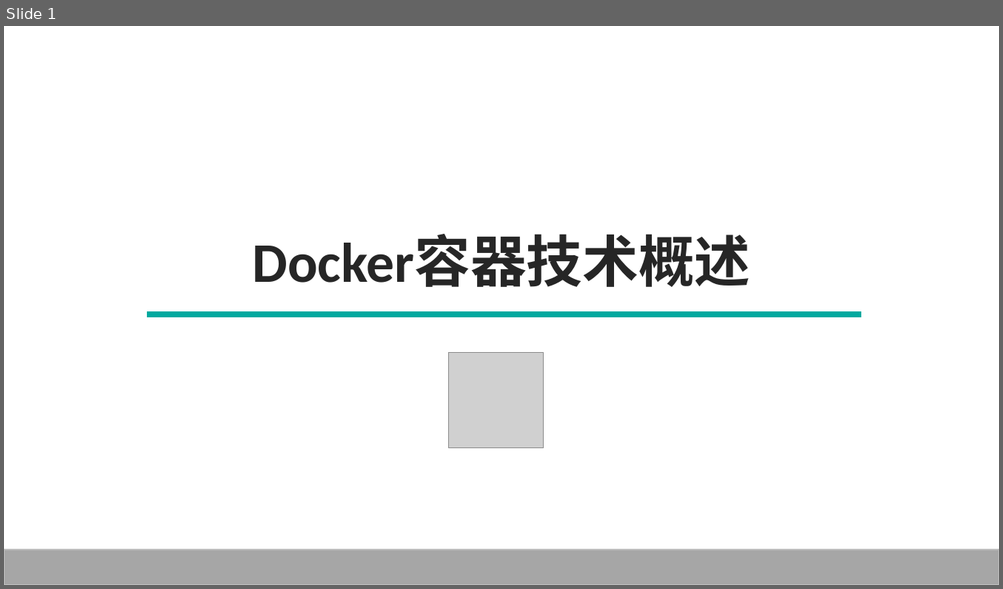
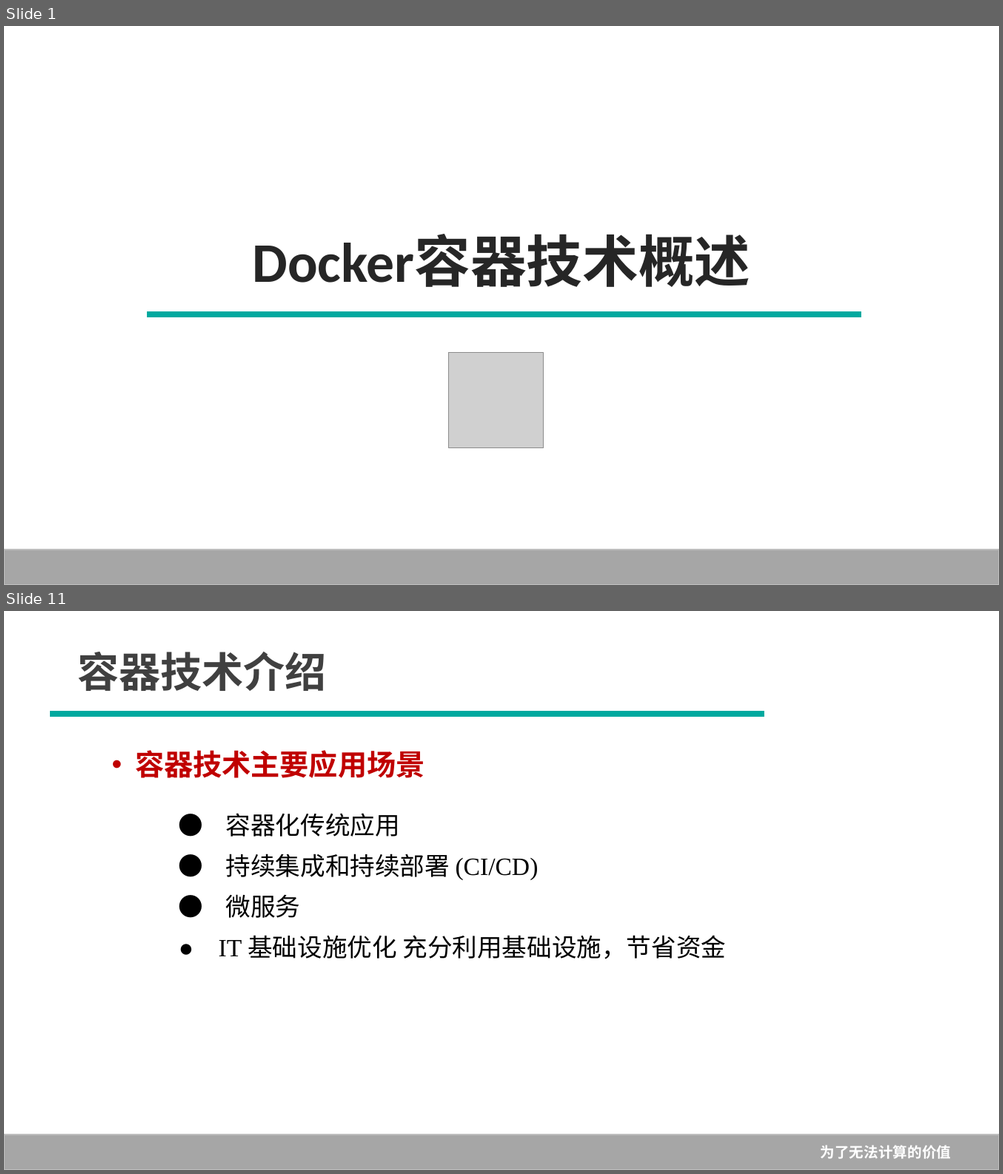
Before and after one commit to Rain-Ricky/TEST1, a slide deck: 1--Docker概述.pptx. Shown one above the other, each under a label of ours: slide 1 before the commit, slides 1 and 11 after it; the slides between them are not shown. The pictures are 1003x589 and 1003x1174 pixels, drawn with LibreOffice and Linux fonts; fonts in the diff are those of the drawing; grey boxes stand for pictures; background and template pictures are left out. Boxes give left, top, right and bottom in pixels: in the first picture for what was removed or moved away, otherwise in the second. Text is boxed around its words. In the diff, an @@ line names an element or a change of style, - is before the commit and + after.

```diff
--- a/1--Docker概述.pptx
+++ b/1--Docker概述.pptx
@@ slide 11 added at (x1=4, y1=611, x2=999, y2=1170), background #FFFFFF @@
@@ text added at (x1=78, y1=652, x2=327, y2=691), 40 pt, text #404040, bold @@
+容器技术介绍
@@ line added from (51, 714) to (764, 714), #00A99F 5.75 pt @@
@@ text added at (x1=135, y1=750, x2=424, y2=778), 28 pt, text #C00000, bold @@
+• 容器技术主要应用场景
@@ text added at (x1=219, y1=813, x2=726, y2=960), 24 pt, text #000000 @@
+● 容器化传统应用
+● 持续集成和持续部署 (CI/CD)
+● 微服务
+● IT 基础设施优化 充分利用基础设施，节省资金
@@ rectangle added at (x1=4, y1=1135, x2=999, y2=1170), fill #A6A6A6, outline #BFBFBF 1 pt, 14 pt, text #FFFFFF, bold @@
+为了无法计算的价值
```
Also in this commit, not shown: 7 slides changed, 11 other slides added, 3 slides removed, 1 other file.
